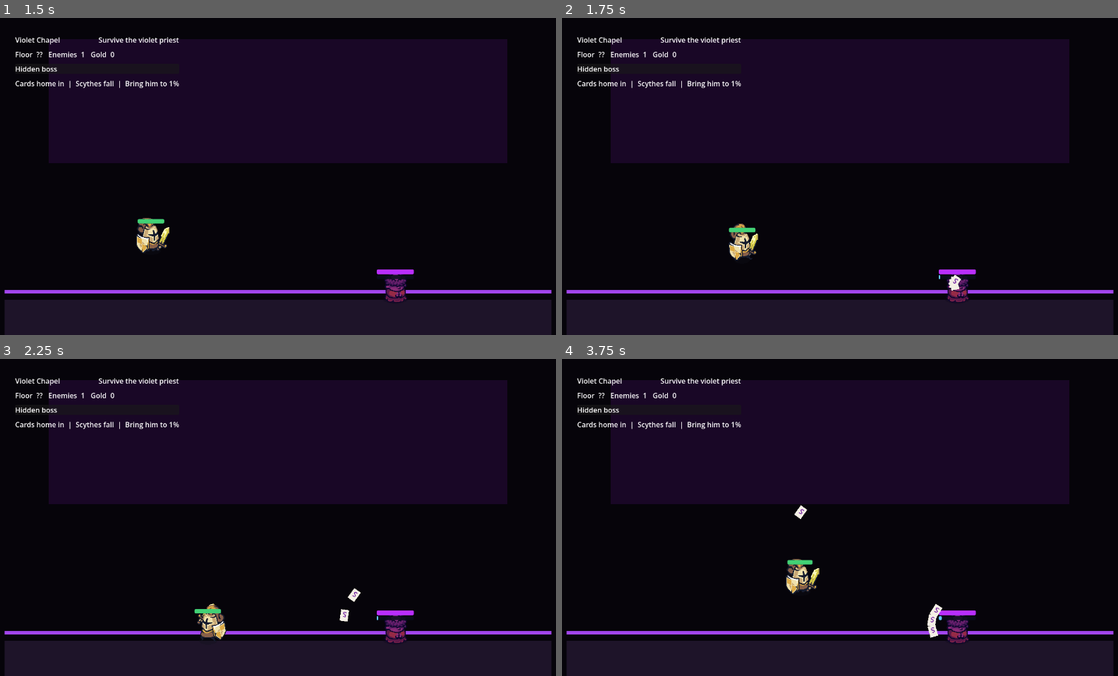
Above: before the commit, frames 1-4 (two rows, left to right).
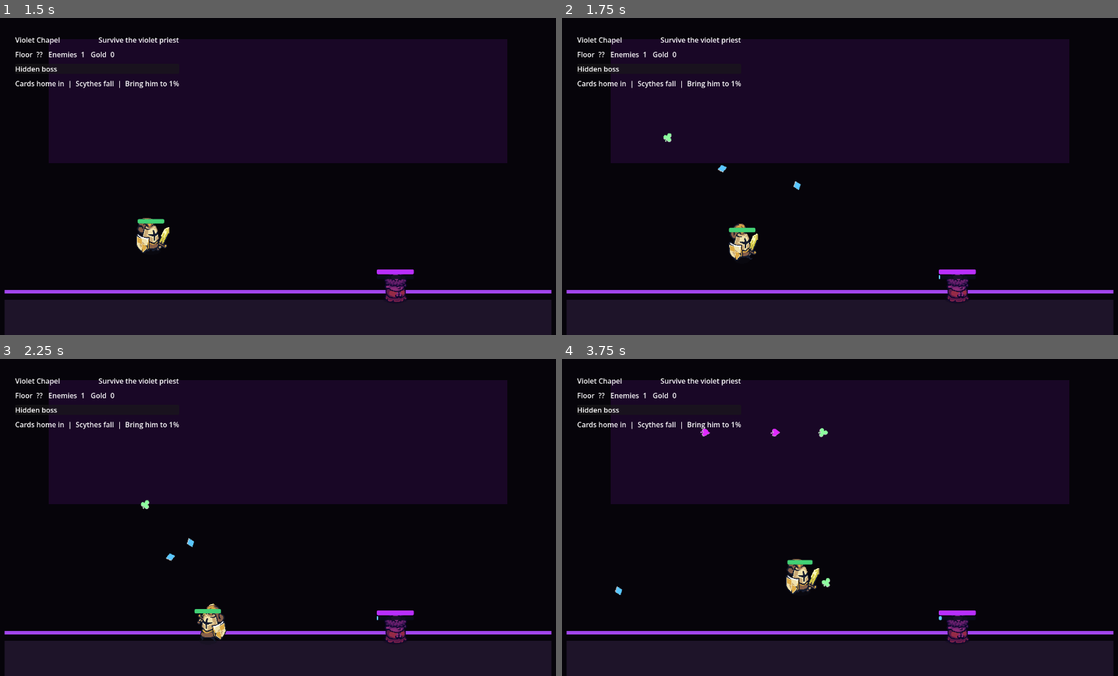
Above: after the commit, the same moments.

Repository: ShadowRaven2025/GunBlade
Game: Godot game, scene res://scenes/game/levels/SecretBossRoom.tscn
Same seed, same stepped clock (60 frames per second), same inputs: the game is played once before the commit and once after it. This scene is started directly instead of the project's main scene.
Inputs (mouse positions are in pixels of both pictures, inside the frame that each line leads up to):
- Up to frame 1 (1.5 s): tap Enter at 0.5 s; move the mouse to (400, 160) at 0.52 s; press the mouse at (400, 160) at 0.53 s; hold D (move_right) from 0.53 s (still down); tap Space (jump) at 0.77, 1.07 s; tap G at 0.8, 1.35 s; move the mouse to (166, 192) at 1.27 s; release the mouse at (166, 192) at 1.28 s
- Up to frame 2 (1.75 s): keep holding D (move_right); tap Space (jump) at 1.52, 1.55 s
- Up to frame 3 (2.25 s): tap Space (jump) at 1.82, 2.1 s; move the mouse to (333, 447) at 2.02 s; release D (move_right) at 2.03 s; press the mouse at (333, 447) at 2.03 s; hold A (move_left) from 2.03 s (still down)
- Up to frame 4 (3.75 s): move the mouse to (812, 580) at 2.77 s; release A (move_left) at 2.78 s; release the mouse at (812, 580) at 2.78 s; hold D (move_right) from 2.78 s (still down); click (812, 580) at 2.85 s; tap Space (jump) at 3.02, 3.32 s; tap G at 3.05 s; move the mouse to (1006, 565) at 3.52 s; tap E (interact) at 3.6 s

Frame 1 is identical in both runs. In frame 2, 0.2% of the frame differs, in the area x 18-72%, y 36-86%; in frame 3, 0.2%; in frame 4, 0.4%, in the area x 9-69%, y 21-88%.

Commit message:
Expand secret boss rewards and attacks

Diff:
--- a/scenes/game/projectiles/SecretCard.tscn
+++ b/scenes/game/projectiles/SecretCard.tscn
@@ -3,25 +3,24 @@
 [ext_resource type="Script" path="res://scripts/core/SecretCard.gd" id="1_card"]
 
 [sub_resource type="RectangleShape2D" id="Shape_card"]
-size = Vector2(18, 26)
+size = Vector2(24, 24)
 
 [node name="SecretCard" type="Area2D"]
 script = ExtResource("1_card")
 collision_layer = 0
 collision_mask = 9
 
-[node name="Visual" type="Polygon2D" parent="."]
-color = Color(0.96, 0.94, 0.9, 1)
-polygon = PackedVector2Array(-9, -13, 9, -13, 9, 13, -9, 13)
-
 [node name="Suit" type="Label" parent="."]
-offset_left = -7.0
-offset_top = -10.0
-offset_right = 7.0
-offset_bottom = 10.0
-theme_override_colors/font_color = Color(0.42, 0.08, 0.62, 1)
-theme_override_font_sizes/font_size = 16
-text = "S"
+offset_left = -16.0
+offset_top = -16.0
+offset_right = 16.0
+offset_bottom = 16.0
+theme_override_colors/font_color = Color(0.88, 0.16, 1, 1)
+theme_override_colors/font_shadow_color = Color(1, 1, 1, 0.75)
+theme_override_constants/shadow_offset_x = 1
+theme_override_constants/shadow_offset_y = 1
+theme_override_font_sizes/font_size = 28
+text = "♠"
 horizontal_alignment = 1
 vertical_alignment = 1
 
--- a/scenes/game/projectiles/SecretScythe.tscn
+++ b/scenes/game/projectiles/SecretScythe.tscn
@@ -4,7 +4,7 @@
 [ext_resource type="Texture2D" path="res://assets/scythe.png" id="2_scythe_texture"]
 
 [sub_resource type="RectangleShape2D" id="Shape_scythe"]
-size = Vector2(42, 18)
+size = Vector2(58, 26)
 
 [node name="SecretScythe" type="Area2D"]
 script = ExtResource("1_scythe_script")
@@ -13,7 +13,7 @@
 
 [node name="Sprite2D" type="Sprite2D" parent="."]
 texture = ExtResource("2_scythe_texture")
-scale = Vector2(0.12, 0.12)
+scale = Vector2(0.17, 0.17)
 modulate = Color(0.86, 0.25, 1, 1)
 
 [node name="CollisionShape2D" type="CollisionShape2D" parent="."]
--- a/scripts/core/Game.gd
+++ b/scripts/core/Game.gd
@@ -143,6 +143,36 @@
 		"starfall_base_count": 6,
 		"starfall_extra_count": 8,
 		"modulate": Color(0.72, 0.38, 1, 1)
+	},
+	"secret_boss": {
+		"label": "Secret Boss",
+		"idle": "res://assets/Tiny Swords (Free Pack)/Units/Yellow Units/Monk/Idle.png",
+		"run": "res://assets/Tiny Swords (Free Pack)/Units/Yellow Units/Monk/Run.png",
+		"attack": "res://assets/Tiny Swords (Free Pack)/Units/Yellow Units/Monk/Heal.png",
+		"idle_frames": 6,
+		"run_frames": 4,
+		"attack_frames": 11,
+		"attack_hit_frame": 4,
+		"attack_pose_frame": -1,
+		"attack_type": "magic",
+		"max_health": 150,
+		"speed": 275.0,
+		"jump_velocity": -485.0,
+		"attack_damage": 18,
+		"attack_range": 64.0,
+		"max_mana": 170.0,
+		"magic_mana_drain_per_second": 14.0,
+		"magic_mana_regen_per_second": 22.0,
+		"magic_bolt_damage": 15,
+		"starfall_max_charge_time": 1.7,
+		"starfall_min_mana_cost": 5.0,
+		"starfall_max_mana_cost": 22.0,
+		"starfall_base_damage": 18,
+		"starfall_extra_damage": 26,
+		"starfall_base_count": 7,
+		"starfall_extra_count": 9,
+		"modulate": Color(0.86, 0.25, 1, 1),
+		"visual_scale": Vector2(1.18, 1.18)
 	}
 }
 
@@ -225,7 +255,7 @@
 	save_game()
 
 func set_selected_character(character_id: String):
-	if character_id == "secret_priest" and not is_secret_priest_unlocked():
+	if (character_id == "secret_priest" or character_id == "secret_boss") and not is_secret_priest_unlocked():
 		return
 	if CHARACTER_CONFIGS.has(character_id):
 		selected_character = character_id
--- a/scripts/core/Player.gd
+++ b/scripts/core/Player.gd
@@ -112,6 +112,7 @@
 	sprite.frame = 0
 	current_frame_count = idle_frame_count
 	current_animation = "idle"
+	sprite.scale = Game.get_selected_character_config().get("visual_scale", Vector2.ONE)
 	current_mana = max_mana
 	_reset_jump_state()
 	_update_mana_bar()
--- a/scripts/core/SecretBoss.gd
+++ b/scripts/core/SecretBoss.gd
@@ -18,6 +18,10 @@
 @export var teleport_min_distance: float = 220.0
 @export var phase_transition_iframe_duration: float = 1.35
 @export var final_phase_iframe_duration: float = 1.0
+@export var field_attack_min_x: float = 170.0
+@export var field_attack_max_x: float = 1110.0
+@export var field_attack_min_y: float = 165.0
+@export var field_attack_max_y: float = 430.0
 
 var current_health: int = 0
 var attack_timer: float = 1.7
@@ -28,6 +32,7 @@
 var fatigue: float = 0.0
 var is_vulnerable: bool = false
 var iframe_time_left: float = 0.0
+var attack_pattern_index: int = 0
 var target: Player = null
 
 @onready var sprite: Sprite2D = $Sprite2D
@@ -153,25 +158,72 @@
 			_update_phase_visual()
 
 func _cast_normal_pattern():
-	_spawn_card_fan()
-	if phase_two:
-		_spawn_scythe_arc()
-
-func _spawn_card_fan():
-	var parent: Node = get_parent()
-	if parent == null:
-		return
-	var base_direction: Vector2 = Vector2.LEFT
-	if is_instance_valid(target):
-		base_direction = (target.global_position - global_position).normalized()
+	var pattern_count: int = 3 if phase_two else 2
+	var pattern: int = attack_pattern_index % pattern_count
+	attack_pattern_index += 1
+	match pattern:
+		0:
+			_spawn_suit_fan()
+		1:
+			_spawn_suit_rain()
+		2:
+			_spawn_scythe_arc()
+			_spawn_suit_crossfire()
+
+func _spawn_suit_fan():
+	var parent: Node = get_parent()
+	if parent == null:
+		return
 	for index in range(3):
 		var card = CARD_SCENE.instantiate()
 		parent.add_child(card)
-		card.global_position = global_position + Vector2(0, -18)
+		card.global_position = _get_field_card_spawn_position(index)
+		var base_direction: Vector2 = Vector2.DOWN
+		if is_instance_valid(target):
+			base_direction = (target.global_position - card.global_position).normalized()
 		var angle_offset: float = deg_to_rad(-24.0 + index * 24.0)
 		var direction: Vector2 = base_direction.rotated(angle_offset).normalized()
 		var homing: float = 0.65 if index == 1 else 0.0
 		card.setup(direction * 215.0, 7 if not phase_two else 9, homing)
+
+func _spawn_suit_rain():
+	var parent: Node = get_parent()
+	if parent == null:
+		return
+	var suit_count: int = 4 if phase_two else 3
+	for index in range(suit_count):
+		var suit = CARD_SCENE.instantiate()
+		parent.add_child(suit)
+		var x: float = lerpf(field_attack_min_x, field_attack_max_x, float(index + 1) / float(suit_count + 1))
+		if is_instance_valid(target):
+			var center_offset: float = float(index) - (float(suit_count - 1) * 0.5)
+			x = clampf(target.global_position.x + center_offset * 145.0 + randf_range(-45.0, 45.0), field_attack_min_x, field_attack_max_x)
+		suit.global_position = Vector2(x, field_attack_min_y - 55.0)
+		var drift: float = randf_range(-45.0, 45.0)
+		suit.setup(Vector2(drift, 245.0 if phase_two else 215.0), 7 if not phase_two else 9, 0.0)
+
+func _spawn_suit_crossfire():
+	var parent: Node = get_parent()
+	if parent == null:
+		return
+	var center_y: float = 250.0
+	if is_instance_valid(target):
+		center_y = clampf(target.global_position.y - 20.0, field_attack_min_y, field_attack_max_y)
+	for side in [-1, 1]:
+		for index in range(2):
+			var suit = CARD_SCENE.instantiate()
+			parent.add_child(suit)
+			var spawn_x: float = field_attack_min_x if side > 0 else field_attack_max_x
+			suit.global_position = Vector2(spawn_x, center_y + float(index * 54 - 27))
+			var direction: Vector2 = Vector2(float(side), randf_range(-0.16, 0.16)).normalized()
+			suit.setup(direction * 235.0, 9, 0.25)
+
+func _get_field_card_spawn_position(index: int) -> Vector2:
+	var x: float = lerpf(field_attack_min_x, field_attack_max_x, float(index + 1) / 4.0)
+	var y: float = randf_range(field_attack_min_y, field_attack_max_y)
+	if is_instance_valid(target):
+		x = clampf(target.global_position.x + float(index - 1) * 190.0 + randf_range(-55.0, 55.0), field_attack_min_x, field_attack_max_x)
+	return Vector2(x, y)
 
 func _spawn_scythe_arc():
 	var parent: Node = get_parent()
@@ -222,7 +274,7 @@
 		parent.add_child(scythe)
 		var x: float = 180.0 + fmod(float(wave * 137 + index * 260), 920.0)
 		scythe.global_position = Vector2(x, -40.0 - index * 36.0)
-		scythe.setup(Vector2(0.0, 285.0), 14)
+		scythe.setup_final_fall(Vector2(0.0, 285.0), 14)
 
 func _end_secret_fight():
 	if defeated_started:
--- a/scripts/core/SecretCard.gd
+++ b/scripts/core/SecretCard.gd
@@ -5,8 +5,18 @@
 @export var lifetime: float = 4.0
 @export var homing_strength: float = 0.0
 
+const SUITS: Array[String] = ["♠", "♥", "♦", "♣"]
+const SUIT_COLORS: Array[Color] = [
+	Color(0.88, 0.16, 1.0, 1.0),
+	Color(1.0, 0.18, 0.36, 1.0),
+	Color(0.35, 0.78, 1.0, 1.0),
+	Color(0.55, 1.0, 0.62, 1.0)
+]
+
 var velocity: Vector2 = Vector2.ZERO
 var target: Node2D = null
+
+@onready var suit_label: Label = $Suit
 
 func setup(start_velocity: Vector2, card_damage: int, homing: float = 0.0):
 	velocity = start_velocity
@@ -17,10 +27,11 @@
 func _ready():
 	body_entered.connect(_on_body_entered)
 	target = get_tree().get_first_node_in_group("player")
+	_apply_random_suit()
 
 func _physics_process(delta: float):
 	if homing_strength > 0.0 and is_instance_valid(target):
-		var desired := (target.global_position - global_position).normalized() * speed
+		var desired: Vector2 = (target.global_position - global_position).normalized() * speed
 		velocity = velocity.lerp(desired, clampf(homing_strength * delta, 0.0, 1.0))
 	global_position += velocity * delta
 	rotation = velocity.angle()
@@ -34,3 +45,10 @@
 		queue_free()
 	elif body is TileMapLayer or body is StaticBody2D:
 		queue_free()
+
+func _apply_random_suit():
+	if suit_label == null:
+		return
+	var suit_index: int = randi_range(0, SUITS.size() - 1)
+	suit_label.text = SUITS[suit_index]
+	suit_label.add_theme_color_override("font_color", SUIT_COLORS[suit_index])
--- a/scripts/core/SecretScythe.gd
+++ b/scripts/core/SecretScythe.gd
@@ -2,6 +2,8 @@
 
 @export var damage: int = 14
 @export var lifetime: float = 3.0
+@export var creates_light_beam_on_ground: bool = false
+@export var light_beam_lifetime: float = 0.38
 
 var velocity: Vector2 = Vector2.ZERO
 var spin_speed: float = 8.0
@@ -10,6 +12,10 @@
 	velocity = start_velocity
 	damage = scythe_damage
 	rotation = velocity.angle()
+
+func setup_final_fall(start_velocity: Vector2, scythe_damage: int):
+	setup(start_velocity, scythe_damage)
+	creates_light_beam_on_ground = true
 
 func _ready():
 	body_entered.connect(_on_body_entered)
@@ -26,4 +32,20 @@
 		body.take_damage(damage)
 		queue_free()
 	elif body is TileMapLayer or body is StaticBody2D:
+		if creates_light_beam_on_ground:
+			_spawn_light_beam()
 		queue_free()
+
+func _spawn_light_beam():
+	var parent: Node = get_parent()
+	if parent == null:
+		return
+	var beam: ColorRect = ColorRect.new()
+	beam.color = Color(1.0, 1.0, 1.0, 0.82)
+	beam.size = Vector2(24.0, 720.0)
+	beam.position = Vector2(global_position.x - beam.size.x * 0.5, global_position.y - beam.size.y)
+	parent.add_child(beam)
+	var tween: Tween = beam.create_tween()
+	tween.tween_property(beam, "color:a", 0.0, light_beam_lifetime)
+	tween.parallel().tween_property(beam, "size:x", 42.0, light_beam_lifetime)
+	tween.finished.connect(beam.queue_free)
--- a/scripts/ui/CharacterSelect.gd
+++ b/scripts/ui/CharacterSelect.gd
@@ -20,6 +20,8 @@
 func _input(event: InputEvent):
 	if event.is_action_pressed("secret_start"):
 		_start_run(highlighted_character, true)
+	if event is InputEventKey and event.pressed and not event.echo and event.physical_keycode == KEY_G:
+		_try_start_secret_boss()
 
 func _on_warrior_pressed():
 	highlighted_character = "warrior"
@@ -47,9 +49,16 @@
 	Game.new_game(secret_route)
 	get_tree().change_scene_to_file(TEST_ROOM_SCENE)
 
+func _try_start_secret_boss():
+	if highlighted_character != "monk":
+		return
+	if not Game.is_secret_priest_unlocked():
+		return
+	_start_run("secret_boss")
+
 func _update_unlocks():
 	if Game.is_secret_priest_unlocked():
-		$Panel/VBox/Cards/MonkButton.text = "Monk\nSecret priest skin unlocked\nC starts hidden route"
+		$Panel/VBox/Cards/MonkButton.text = "Monk\nSecret priest skin unlocked\nG play as secret boss"
 	else:
 		$Panel/VBox/Cards/MonkButton.text = "Monk\nBalanced mobility\nPress C for hidden route"
 
